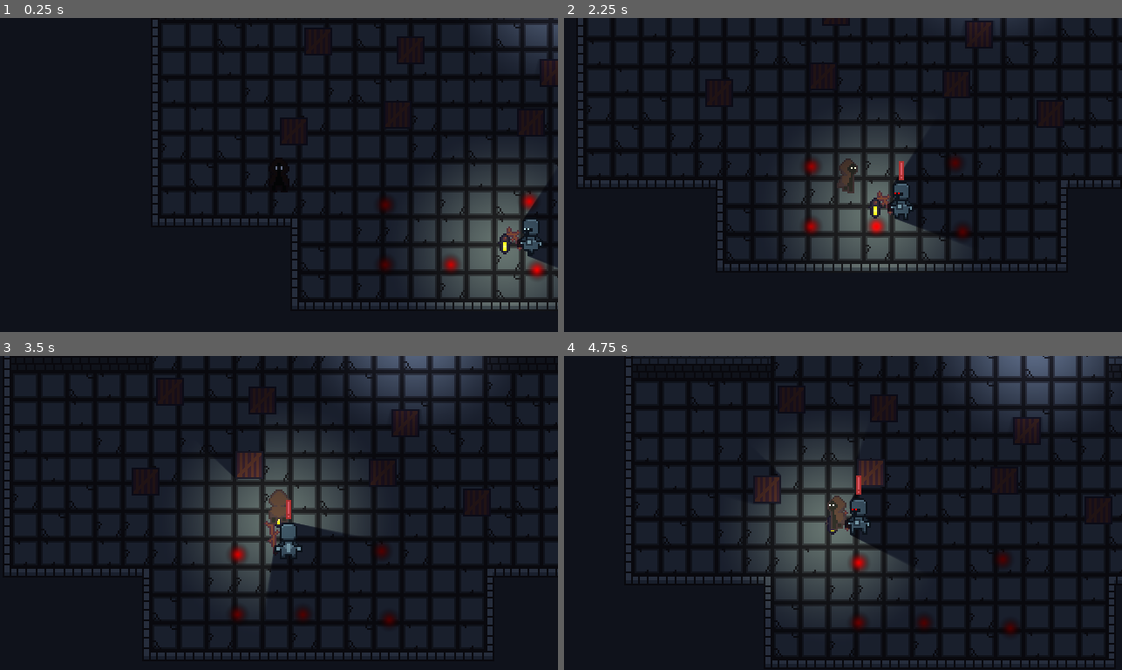
Above: before the commit, frames 1-4 (two rows, left to right).
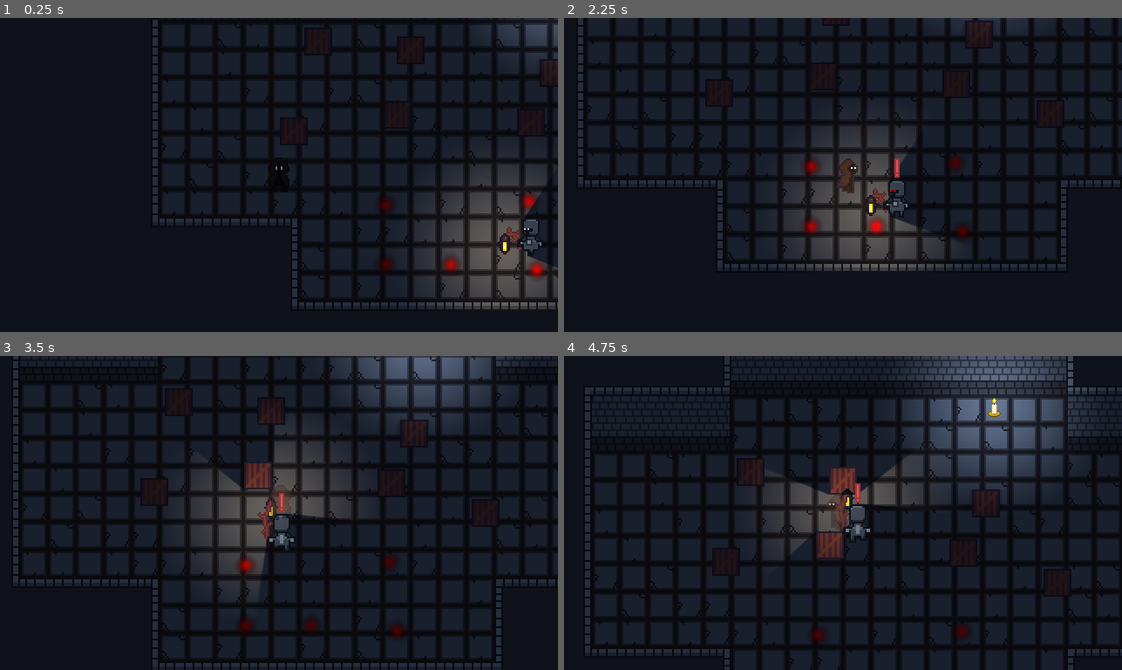
Above: after the commit, the same moments.

Repository: Pokehunter88/Snuffwick
Game: Godot game, scene res://Scenes/test_scene.tscn
The game is run twice, just before and just after one commit, with the same random seed, the same clock (stepped at 60 frames per second) and the same inputs.
Inputs:
- Up to frame 1 (0.25 s): no input
- Up to frame 2 (2.25 s): hold D (move_right) 0.53-1.28 s; tap Shift (dash) at 0.6, 2.1 s; hold S (move_down) 1.28-2.03 s; tap E (interact) at 1.35 s; hold D (move_right) from 2.03 s (still down)
- Up to frame 3 (3.5 s): release D (move_right) at 2.78 s; hold W (move_up) from 2.78 s (still down); tap E (interact) at 2.85 s
- Up to frame 4 (4.75 s): release W (move_up) at 3.53 s; hold A (move_left) from 3.53 s (still down); tap Shift (dash) at 3.6 s; tap E (interact) at 4.35 s

The runs differ from the first frame. In frame 1, less than 0.1% of the frame differs, in the area x 90-96%, y 66-75%; in frame 2, 0.6%; in frame 3, 35%; in frame 4, 35%, in the area x 3-100%, y 0-100%.

Commit message:
made it so player can be hit and die and has health

Diff:
--- a/scenes/guard.tscn
+++ b/scenes/guard.tscn
@@ -472,7 +472,7 @@
 [node name="MainLight" parent="GuardSprite" unique_id=132259717 instance=ExtResource("4_gn8tx")]
 position = Vector2(7, 20)
 scale = Vector2(0.5, 0.5)
-color = Color(1, 0.9708333, 0.65, 1)
+color = Color(1, 0.748, 0.45999998, 1)
 is_object = false
 can_disable = false
 
--- a/scenes/player.tscn
+++ b/scenes/player.tscn
@@ -12,7 +12,8 @@
 
 [sub_resource type="ShaderMaterial" id="ShaderMaterial_bcvot"]
 shader = ExtResource("2_qlg0r")
-shader_parameter/light_amount = 0.3050000144875
+shader_parameter/light_amount = 0.30000001425
+shader_parameter/alpha_amount = 1.0
 shader_parameter/glow_strength = 0.14400000684
 shader_parameter/squint = false
 shader_parameter/shadow_cloak = Color(0.12, 0.045599997, 0.04683998, 1)
--- a/scripts/guard.gd
+++ b/scripts/guard.gd
@@ -10,6 +10,7 @@
 
 @export var markers: Array[Marker2D] = []
 
+@export var chase_speed: float = 80.0
 @export var speed: float = 60.0
 @export var deaccelertion: float = 1500.0
 
@@ -45,6 +46,10 @@
 	shader.set_shader_parameter("amount", 0.0)
 
 func _physics_process(delta: float) -> void:
+	if !is_instance_valid(player):
+		_stop_animation()
+		return
+
 	var move_dir = Vector2.ZERO
 
 	if state == State.PATROL:
@@ -67,16 +72,14 @@
 				if global_position.distance_to(last_seen_player) < 5:
 					suspicious_state = SuspiciousState.LOOKING
 					suspicious_linger_time = suspicious_linger_length
-					sprite.speed_scale = 0.0
-					sprite.frame = 0
-					lantern_sprite.speed_scale = 0.0
-					lantern_sprite.frame = 0
+					_stop_animation()
 			if player_in_sight:
 				_change_state(State.SUSPICIOUS)
 	elif state == State.ALERT:
 		if global_position.distance_to(player.global_position) > 20:
 			move_dir = player.global_position - global_position
 		else:
+			player.take_damage(1)
 			player.velocity = (player.global_position - global_position).normalized() * 400
 
 	# For controlling guard
@@ -84,7 +87,7 @@
 	#Input.get_axis("move_up", "move_down"))
 
 	if move_dir != Vector2.ZERO:
-		velocity = speed * move_dir.normalized()
+		velocity = (speed if state != State.ALERT else chase_speed) * move_dir.normalized()
 	else:
 		velocity.x = move_toward(velocity.x, 0, delta * deaccelertion)
 		velocity.y = move_toward(velocity.y, 0, delta * deaccelertion)
@@ -115,6 +118,11 @@
 				else:
 					_change_state(State.PATROL)
 
+func _stop_animation():
+	sprite.speed_scale = 0.0
+	sprite.frame = 0
+	lantern_sprite.speed_scale = 0.0
+	lantern_sprite.frame = 0
 
 func _change_state(new_state: State):
 	if new_state == State.PATROL:
@@ -126,11 +134,8 @@
 		last_seen_player = player.global_position
 		velocity = last_seen_player - global_position
 		_turn_animation()
+		_stop_animation()
 		velocity = Vector2.ZERO
-		sprite.speed_scale = 0.0
-		sprite.frame = 0
-		lantern_sprite.speed_scale = 0.0
-		lantern_sprite.frame = 0
 	elif new_state == State.ALERT:
 		state_sprite.play("alert")
 
@@ -145,12 +150,12 @@
 	if new_state != State.SUSPICIOUS:
 		sprite.speed_scale = 1.0
 		lantern_sprite.speed_scale = 1.0
-	if new_state != State.ALERT and current_color != default_color:
-		current_color = default_color
-		var tween = create_tween()
-		tween.tween_property($GuardSprite/MainLight, "color", current_color, 0.5)
-		tween = create_tween()
-		tween.tween_property($GuardSprite/MainLight/ObjectLight, "color", current_color, 0.5)
+	#if new_state != State.ALERT and current_color != default_color:
+		#current_color = default_color
+		#var tween = create_tween()
+		#tween.tween_property($GuardSprite/MainLight, "color", current_color, 0.5)
+		#tween = create_tween()
+		#tween.tween_property($GuardSprite/MainLight/ObjectLight, "color", current_color, 0.5)
 
 	state_sprite.modulate = Color(1, 1, 1, 1)
 	state = new_state
--- a/scripts/player.gd
+++ b/scripts/player.gd
@@ -19,6 +19,10 @@
 @export var stagger_length: float = 0.5
 @export var after_image_fade_speed: float = 1.0
 
+@export var health: int = 3
+
+@export var iframe_length: float = 1.5
+
 @onready var speed: float = in_dark_speed
 
 var dash_time: float = 0.0
@@ -30,10 +34,23 @@
 var in_light := false
 
 var old_move_dir := Vector2.ZERO
+
+var iframe_time = 0.0
+
+func take_damage(amount: int):
+	if iframe_time > 0:
+		return
+	health -= amount
+	iframe_time = iframe_length
+	shader.set_shader_parameter("alpha_amount", 0.5)
+	if health <= 0:
+		queue_free()
+		get_tree().create_timer(1).timeout.connect(get_tree().reload_current_scene)
 
 func _ready() -> void:
 	player_sprite.play("down_idle")
 	shader.set_shader_parameter("light_amount", 0.3)
+	shader.set_shader_parameter("alpha_amount", 1.0)
 	shader.set_shader_parameter("squint", false)
 
 func _process(_delta: float) -> void:
@@ -41,8 +58,6 @@
 		get_tree().quit()
 	if Input.is_action_just_pressed("restart"):
 		get_tree().reload_current_scene()
-
-	#shader.set_shader_parameter("light_amount", clamp(((global_position.x - 170) / 50) + 0.5, 0, 1))
 
 func _physics_process(delta: float) -> void:
 	var move_dir = Vector2(Input.get_axis("move_left", "move_right"),
@@ -122,6 +137,11 @@
 	if dash_cooldown_time > 0:
 		dash_cooldown_time -= delta
 
+	if iframe_time > 0:
+		iframe_time -= delta
+		if iframe_time <= 0:
+			shader.set_shader_parameter("alpha_amount", 1.0)
+
 	move_and_slide()
 
 	if move_dir != Vector2.ZERO:
--- a/shaders/player.gdshader
+++ b/shaders/player.gdshader
@@ -1,6 +1,7 @@
 shader_type canvas_item;
-uniform float light_amount : hint_range(0.0, 1.0) = 0.0;
-uniform float glow_strength : hint_range(0.0, 1.0) = 0.5;
+uniform float light_amount : hint_range(0.0, 1.0) = 0.3;
+uniform float alpha_amount : hint_range(0.0, 1.0) = 1.0;
+uniform float glow_strength : hint_range(0.0, 1.0) = 0.144;
 uniform bool squint = false;
 uniform vec4 shadow_cloak : source_color = vec4(0.08, 0.04, 0.12, 1.0);
 uniform vec4 eye_glow : source_color = vec4(0.7, 0.85, 1.0, 1.0);
@@ -41,5 +42,9 @@
         c.rgb += vec3(0.15) * light_amount;
         if (c.a > 0.0) c.rgb = mix(c.rgb, eye_glow.rgb, glow);
     }
+
+	if (c.a > 0.0) {
+		c.a = alpha_amount;
+	}
     COLOR = c;
 }
